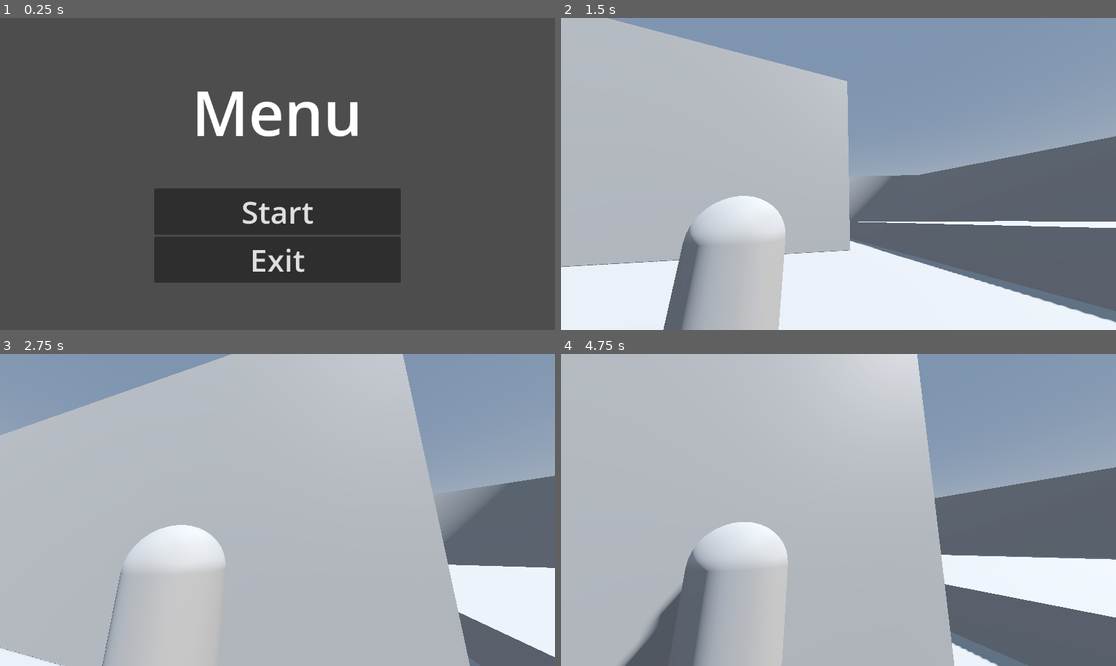
Above: before the commit, frames 1-4 (two rows, left to right).
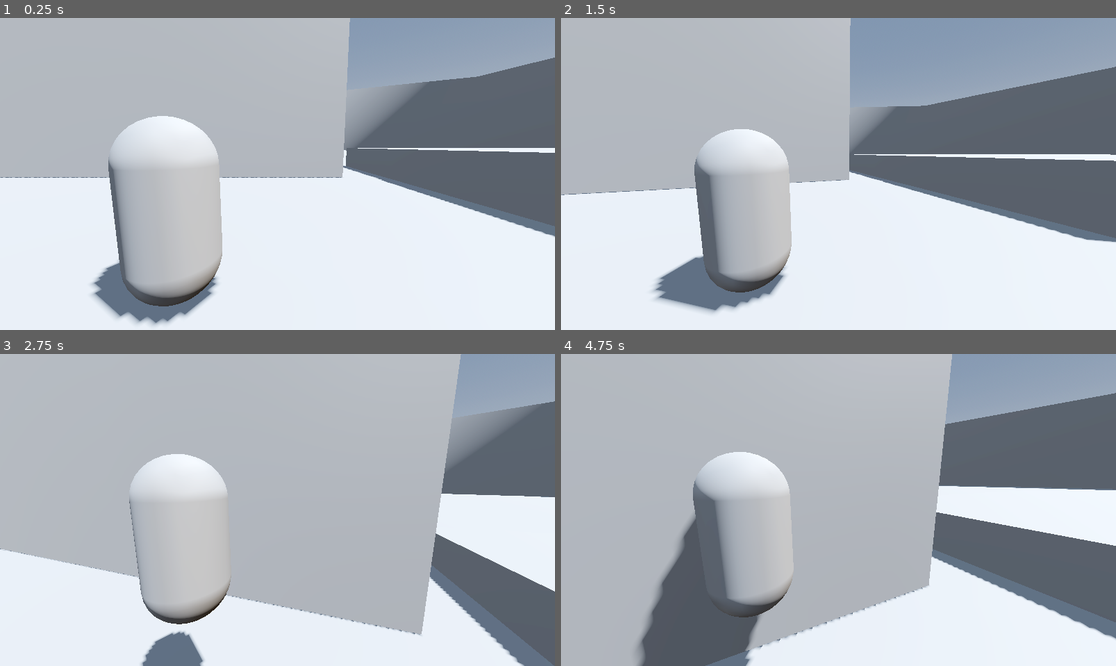
Above: after the commit, the same moments.

Repository: KamiNuke/the-ex-machina
Game: Godot game, scene res://src/states/default.tscn
The game is run twice, just before and just after one commit, with the same random seed, the same clock (stepped at 60 frames per second) and the same inputs. Before the commit the project starts from res://src/states/menu.tscn.
Inputs (mouse positions are in pixels of both pictures, inside the frame that each line leads up to):
- Up to frame 1 (0.25 s): no input
- Up to frame 2 (1.5 s): click (838, 211) at 0.5 s, where only the run before the commit has a clickable "Start"; move the mouse to (866, 174) at 1.27 s; hold W (up) from 1.28 s (still down); hold Shift (shift) from 1.28 s (still down)
- Up to frame 3 (2.75 s): keep holding W (up); move the mouse to (249, 510) at 2.02 s; release Shift (shift) at 2.03 s; tap Space (space) at 2.1 s
- Up to frame 4 (4.75 s): keep holding W (up); move the mouse to (849, 503) at 2.77 s; hold Shift (shift) 2.78-3.53 s; move the mouse to (832, 516) at 3.52 s; tap Space (space) at 3.6 s; move the mouse to (877, 513) at 4.27 s; hold Shift (shift) from 4.28 s (still down)

The runs differ from the first frame. In frame 1, 100% of the frame differs, in the area x 0-100%, y 0-100%; in frame 2, 43%; in frame 3, 45%; in frame 4, 38%.

Commit message:
Changes on docs/: added record for 18-07-2024; made base part of game design segement of gdd with game mechanics etc.

Diff:
--- a/project.godot
+++ b/project.godot
@@ -11,8 +11,8 @@
 [application]
 
 config/name="piratejam"
-run/main_scene="uid://ciihe8f10wvij"
-config/features=PackedStringArray("4.4", "GL Compatibility")
+run/main_scene="res://src/states/default.tscn"
+config/features=PackedStringArray("4.3", "GL Compatibility")
 config/icon="res://assets/icon.svg"
 
 [autoload]
Not shown, changed: docs/Game Name - Game Design Document.docx
Not shown, added: docs/sessions/18-07-2025.docx
